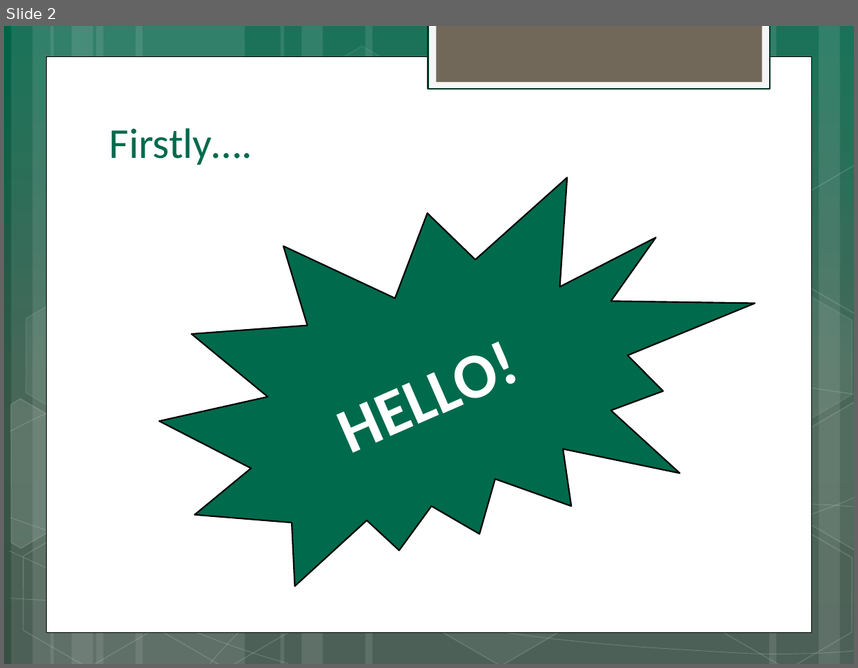
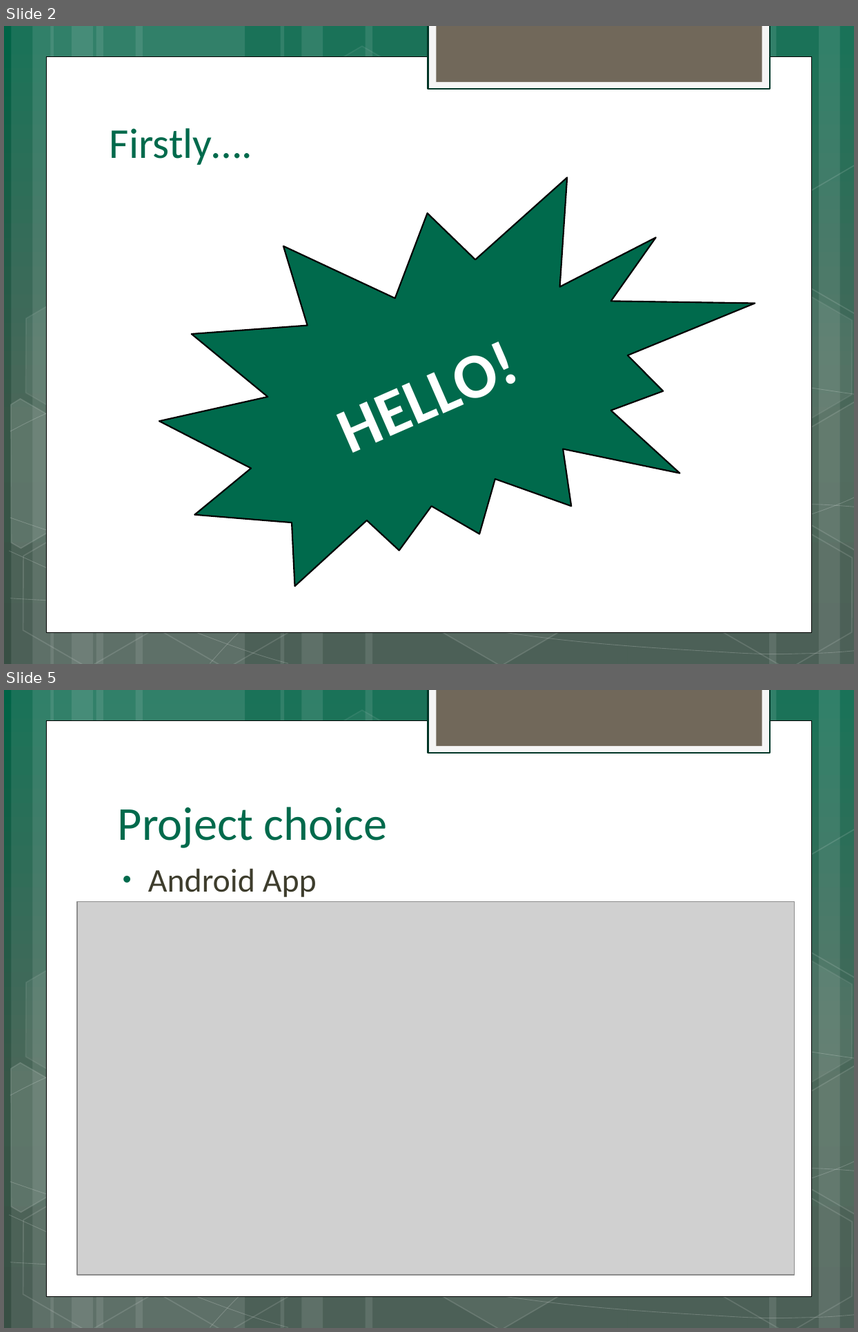
Before and after one commit to d-baranowski/Team-2, a slide deck: Powerpoint for Dragons Den/Dragons Den Presentation.pptx. Shown one above the other, each under a label of ours: slide 2 before the commit, slides 2 and 5 after it; the slides between them are not shown. The pictures are 858x668 and 858x1332 pixels, drawn with LibreOffice and Linux fonts; fonts in the diff are those of the drawing; grey boxes stand for pictures. Boxes give left, top, right and bottom in pixels: in the first picture for what was removed or moved away, otherwise in the second. Text is boxed around its words. In the diff, an @@ line names an element or a change of style, - is before the commit and + after.

Commit message:
Added options slide to powerpoint.
see title.

```diff
--- a/Powerpoint for Dragons Den/Dragons Den Presentation.pptx
+++ b/Powerpoint for Dragons Den/Dragons Den Presentation.pptx
@@ slide 5 added at box(4, 690, 854, 1328), background gradient #006347 to #375648 to #385044; not listed: 31 template elements that a slide beside it also shows @@
@@ title added at box(118, 807, 387, 848), 40 pt, text #006A4C @@
+Project choice
@@ text added at box(148, 868, 317, 897), 28 pt, text #3E3D2D @@
+• Android App
@@ picture added at box(77, 902, 795, 1274) @@
```
Also in this commit, not shown: 1 slide changed, 10 other slides added, 5 slides removed.
